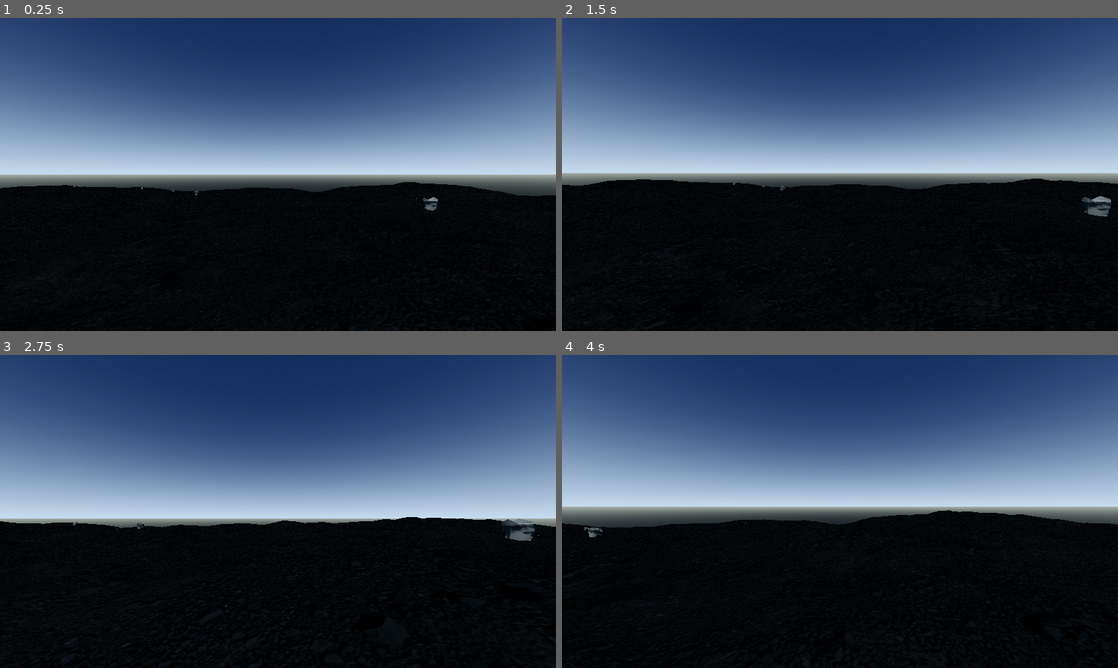
Above: before the commit, frames 1-4 (two rows, left to right).
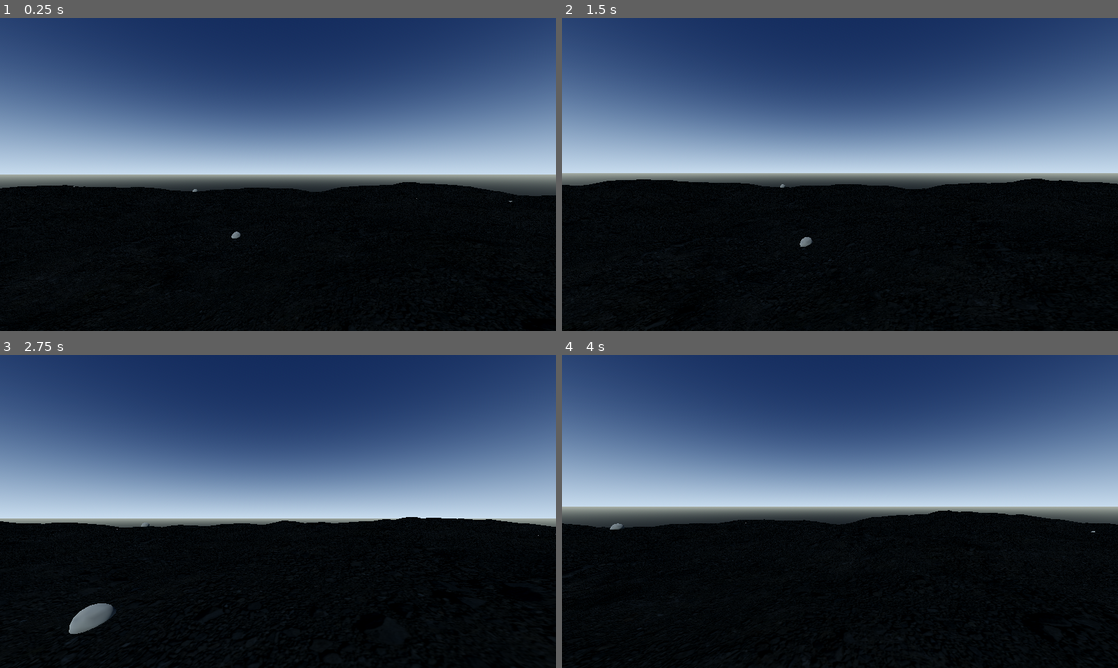
Above: after the commit, the same moments.

Repository: kansation/Space-Exploring-Game
Game: Godot game, scene res://scenes/procedural_terrain.tscn
Same seed, same stepped clock (60 frames per second), same inputs: the game is played once before the commit and once after it.
Inputs (mouse positions are in pixels of both pictures, inside the frame that each line leads up to):
- Up to frame 1 (0.25 s): no input
- Up to frame 2 (1.5 s): tap Enter at 0.5 s; move the mouse to (867, 174) at 0.52 s; hold W (move_forward) from 0.53 s (still down); click (867, 174) at 0.67 s; tap Space (jump) at 0.77 s; move the mouse to (812, 174) at 1.27 s
- Up to frame 3 (2.75 s): keep holding W (move_forward); tap Space (jump) at 1.52 s; move the mouse to (289, 505) at 2.02 s
- Up to frame 4 (4 s): keep holding W (move_forward); move the mouse to (834, 517) at 2.77 s; click (834, 517) at 2.92 s; tap Space (jump) at 3.02, 3.77 s; move the mouse to (878, 514) at 3.52 s

The runs differ from the first frame. In frame 1, 0.1% of the frame differs, in the area x 25-93%, y 54-71%; in frame 2, 0.3%; in frame 3, 0.8%, in the area x 12-100%, y 52-90%; in frame 4, less than 0.1%.

Commit message:
Refine procedural rock silhouettes

Diff:
--- a/game/scripts/procedural_terrain.gd
+++ b/game/scripts/procedural_terrain.gd
@@ -112,7 +112,11 @@
 		rock.name = "Rock_%02d" % placed_count
 		rock.position = Vector3(x, height, z)
 		rock.rotation_degrees = Vector3(rock_rng.randf_range(-8.0, 8.0), rock_rng.randf_range(0.0, 360.0), rock_rng.randf_range(-8.0, 8.0))
-		rock.scale = Vector3.ONE * size
+		rock.scale = Vector3(
+			size * rock_rng.randf_range(0.82, 1.18),
+			size * rock_rng.randf_range(0.78, 1.12),
+			size * rock_rng.randf_range(0.82, 1.18)
+		)
 		placement_signature = placement_signature * 31 + int(round(x * 100.0))
 		placement_signature = placement_signature * 31 + int(round(z * 100.0))
 		placement_signature = placement_signature * 31 + int(round(size * 100.0))
@@ -129,49 +133,13 @@
 		placed_count += 1
 	print("Procedural rocks: seed=%d count=%d signature=%d" % [seed, placed_count, placement_signature])
 
-func _make_rock_mesh(material: Material, points: int, middle_radius: float, top_radius: float, height_variation: float) -> ArrayMesh:
-	var surface_tool := SurfaceTool.new()
-	surface_tool.begin(Mesh.PRIMITIVE_TRIANGLES)
-	var rings := [0.0, 0.52, 1.0]
-	var radii := [0.5, middle_radius, top_radius]
-	for ring in range(2):
-		for point in range(points):
-			var a0 := TAU * float(point) / float(points)
-			var a1 := TAU * float((point + 1) % points) / float(points)
-			var r0: float = radii[ring] * (1.0 + sin(float(point * 17 + ring * 3)) * 0.12)
-			var r1: float = radii[ring] * (1.0 + sin(float((point + 1) * 17 + ring * 3)) * 0.12)
-			var y0: float = rings[ring]
-			var y1: float = rings[ring]
-			var next_y0: float = rings[ring + 1] + sin(float(point * 11 + 5)) * height_variation
-			var next_y1: float = rings[ring + 1] + sin(float((point + 1) * 11 + 5)) * height_variation
-			var p0 := Vector3(cos(a0) * r0, y0, sin(a0) * r0)
-			var p1 := Vector3(cos(a1) * r1, y1, sin(a1) * r1)
-			var p2 := Vector3(cos(a0) * radii[ring + 1], next_y0, sin(a0) * radii[ring + 1])
-			var p3 := Vector3(cos(a1) * radii[ring + 1], next_y1, sin(a1) * radii[ring + 1])
-			surface_tool.add_vertex(p0)
-			surface_tool.add_vertex(p2)
-			surface_tool.add_vertex(p1)
-			surface_tool.add_vertex(p1)
-			surface_tool.add_vertex(p2)
-			surface_tool.add_vertex(p3)
-	var bottom_center := Vector3(0.0, 0.0, 0.0)
-	var top_center := Vector3(0.0, 1.0, 0.0)
-	for point in range(points):
-		var a0 := TAU * float(point) / float(points)
-		var a1 := TAU * float((point + 1) % points) / float(points)
-		var bottom_a := Vector3(cos(a0) * radii[0], 0.0, sin(a0) * radii[0])
-		var bottom_b := Vector3(cos(a1) * radii[0], 0.0, sin(a1) * radii[0])
-		var top_a := Vector3(cos(a0) * radii[2], 1.0, sin(a0) * radii[2])
-		var top_b := Vector3(cos(a1) * radii[2], 1.0, sin(a1) * radii[2])
-		surface_tool.add_vertex(bottom_center)
-		surface_tool.add_vertex(bottom_b)
-		surface_tool.add_vertex(bottom_a)
-		surface_tool.add_vertex(top_center)
-		surface_tool.add_vertex(top_a)
-		surface_tool.add_vertex(top_b)
-	surface_tool.generate_normals()
-	var mesh := surface_tool.commit()
-	mesh.surface_set_material(0, material)
+func _make_rock_mesh(material: Material, points: int, middle_radius: float, top_radius: float, height_variation: float) -> Mesh:
+	var mesh := SphereMesh.new()
+	mesh.radial_segments = 16
+	mesh.rings = 8
+	mesh.radius = middle_radius
+	mesh.height = 1.0 + height_variation * 0.5
+	mesh.material = material
 	return mesh
 
 func _sample_height(broad_noise: FastNoiseLite, detail_noise: FastNoiseLite, world_x: float, world_z: float) -> float:
Not shown, changed: docs/Technical-Production-Plan.md
